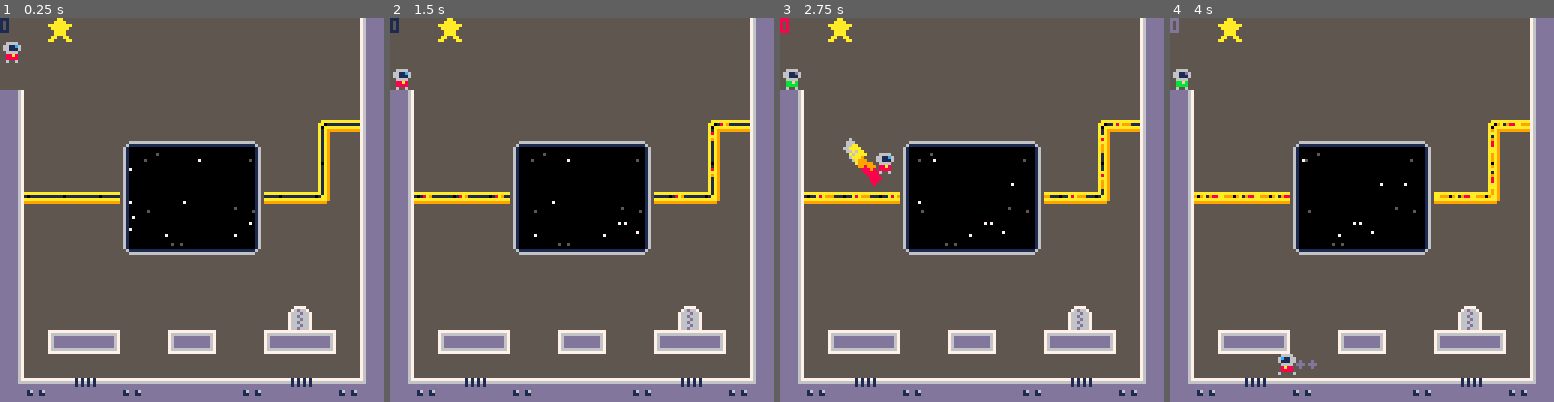
Above: before the commit, frames 1-4 (left to right).
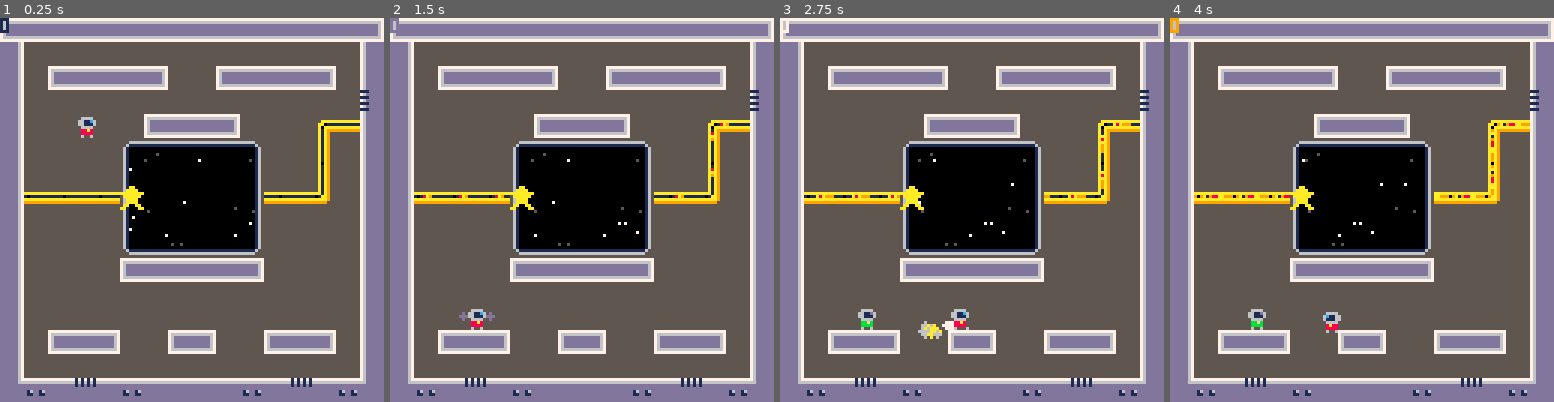
Above: after the commit, the same moments.

Repository: jgradim/gameoff-2020
Game: PICO-8 cartridge moonshot.p8
Same seed, same stepped clock (60 frames per second), same inputs: the game is played once before the commit and once after it.
Inputs:
- Up to frame 1 (0.25 s): no input
- Up to frame 2 (1.5 s): tap X (X key) at 0.33, 1.07 s; tap O (Z key) at 0.7 s
- Up to frame 3 (2.75 s): hold Right 1.6-2.1 s; tap O (Z key) at 1.7, 2.1, 2.5 s; tap X (X key) at 1.85 s; hold Up 2.15-2.42 s; hold Right from 2.47 s (still down)
- Up to frame 4 (4 s): tap O (Z key) at 2.9, 3.3, 3.7 s; tap X (X key) at 2.97 s; release Right at 3.03 s; hold Left 3.08-3.58 s; hold Down 3.63-3.97 s

The runs differ from the first frame. In frame 1, 15% of the frame differs, in the area x 0-100%, y 0-82%; in frame 2, 16%; in frame 3, 17%, in the area x 0-100%, y 0-84%; in frame 4, 16%.

Commit message:
New map layout

Diff:
--- a/moonshot.p8
+++ b/moonshot.p8
@@ -162,13 +162,13 @@
 --entity
 
 function init_entity(
- w,h,max_dx,max_dy
+ x,y,max_dx,max_dy
 )
  return {
-  x=0,
-  y=0,
-  w=w,
-  h=h,
+  x=x,
+  y=y,
+  w=8,
+  h=8,
   dx=0,
   dy=0,
   max_dx=max_dx,
@@ -237,7 +237,7 @@
 
 function init_player()
  return class(
-  init_entity(8,8,2,3),{
+  init_entity(25,25,2,3),{
    sp=1,
    flp=false,
    state="idle",
@@ -871,19 +871,19 @@
 0000000000000000000000000000000000000000000000000000000000000000000000000000000000000000000000000000000000000000000000000000000003030303030303000000000000000000030303030000000000000000000000000303030300000000000000000000000003030303000000000000000000000000
 0000000000000000000000000000000000000000000000000000000000000000000000000000000000000000000000000000000000000000000000000000000000000000000000000000000000000000000000000000000000000000000000000000000000000000000000000000000000000000000000000000000000000000
 __map__
-6464646464646464646464646464646300000000000000000000000000000000000000000000000000000000000000000000000000000000000000000000000000000000000000000000000000000000000000000000000000000000000000000000000000000000000000000000000000000000000000000000000000000000
-6464646464646464646464646464646300000000000000000000000000000000000000000000000000000000000000000000000000000000000000000000000000000000000000000000000000000000000000000000000000000000000000000000000000000000000000000000000000000000000000000000000000000000
-6464646464646464646464646464646300000000000000000000000000000000000000000000000000000000000000000000000000000000000000000000000000000000000000000000000000000000000000000000000000000000000000000000000000000000000000000000000000000000000000000000000000000000
-5064646464646464646464646464646300000000000000000000000000000000000000000000000000000000000000000000000000000000000000000000000000000000000000000000000000000000000000000000000000000000000000000000000000000000000000000000000000000000000000000000000000000000
-5064646464646464646464646465746300000000000000000000000000000000000000000000000000000000000000000000000000000000000000000000000000000000000000000000000000000000000000000000000000000000000000000000000000000000000000000000000000000000000000000000000000000000
+4445454545454545454545454545454600000000000000000000000000000000000000000000000000000000000000000000000000000000000000000000000000000000000000000000000000000000000000000000000000000000000000000000000000000000000000000000000000000000000000000000000000000000
+5064646464646464646464644764646300000000000000000000000000000000000000000000000000000000000000000000000000000000000000000000000000000000000000000000000000000000000000000000000000000000000000000000000000000000000000000000000000000000000000000000000000000000
+5064444545454647474445454546646300000000000000000000000000000000000000000000000000000000000000000000000000000000000000000000000000000000000000000000000000000000000000000000000000000000000000000000000000000000000000000000000000000000000000000000000000000000
+5064474747644764646464644747476200000000000000000000000000000000000000000000000000000000000000000000000000000000000000000000000000000000000000000000000000000000000000000000000000000000000000000000000000000000000000000000000000000000000000000000000000000000
+5064646464644445454664646465746300000000000000000000000000000000000000000000000000000000000000000000000000000000000000000000000000000000000000000000000000000000000000000000000000000000000000000000000000000000000000000000000000000000000000000000000000000000
 50646464644d4e4e4e4e4f646467646300000000000000000000000000000000000000000000000000000000000000000000000000000000000000000000000000000000000000000000000000000000000000000000000000000000000000000000000000000000000000000000000000000000000000000000000000000000
 50646464645d000000005f646467646300000000000000000000000000000000000000000000000000000000000000000000000000000000000000000000000000000000000000000000000000000000000000000000000000000000000000000000000000000000000000000000000000000000000000000000000000000000
 50747474745d000000005f747475646300000000000000000000000000000000000000000000000000000000000000000000000000000000000000000000000000000000000000000000000000000000000000000000000000000000000000000000000000000000000000000000000000000000000000000000000000000000
 50646464645d000000005f646464646300000000000000000000000000000000000000000000000000000000000000000000000000000000000000000000000000000000000000000000000000000000000000000000000000000000000000000000000000000000000000000000000000000000000000000000000000000000
 50646464646d6e6e6e6e6f646464646300000000000000000000000000000000000000000000000000000000000000000000000000000000000000000000000000000000000000000000000000000000000000000000000000000000000000000000000000000000000000000000000000000000000000000000000000000000
+5064646464444545454546646464646300000000000000000000000000000000000000000000000000000000000000000000000000000000000000000000000000000000000000000000000000000000000000000000000000000000000000000000000000000000000000000000000000000000000000000000000000000000
 5064646464646464646464646464646300000000000000000000000000000000000000000000000000000000000000000000000000000000000000000000000000000000000000000000000000000000000000000000000000000000000000000000000000000000000000000000000000000000000000000000000000000000
-5064646464646464646464646464646300000000000000000000000000000000000000000000000000000000000000000000000000000000000000000000000000000000000000000000000000000000000000000000000000000000000000000000000000000000000000000000000000000000000000000000000000000000
-5064646464646464646464645464646300000000000000000000000000000000000000000000000000000000000000000000000000000000000000000000000000000000000000000000000000000000000000000000000000000000000000000000000000000000000000000000000000000000000000000000000000000000
+5064646464646464646464644764646300000000000000000000000000000000000000000000000000000000000000000000000000000000000000000000000000000000000000000000000000000000000000000000000000000000000000000000000000000000000000000000000000000000000000000000000000000000
 5064444546646444466464444546646300000000000000000000000000000000000000000000000000000000000000000000000000000000000000000000000000000000000000000000000000000000000000000000000000000000000000000000000000000000000000000000000000000000000000000000000000000000
 5064646464646464646464646464646300000000000000000000000000000000000000000000000000000000000000000000000000000000000000000000000000000000000000000000000000000000000000000000000000000000000000000000000000000000000000000000000000000000000000000000000000000000
 7042404140424040404042404140427100000000000000000000000000000000000000000000000000000000000000000000000000000000000000000000000000000000000000000000000000000000000000000000000000000000000000000000000000000000000000000000000000000000000000000000000000000000
